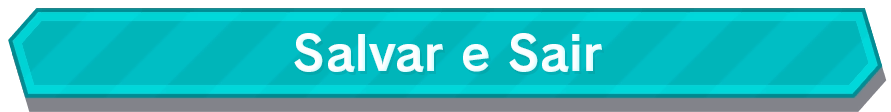
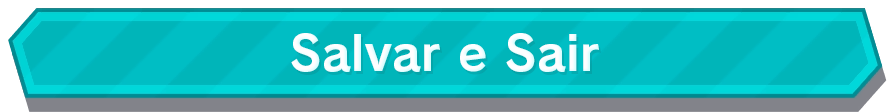
Layers edited between the first and the second 891x112 image:
added layer "Salvar e Sair V2 Centralizado" above "Salvar e Sair" over (291, 33, 599, 72)
hid "Salvar e Sair" over (294, 33, 602, 72)
